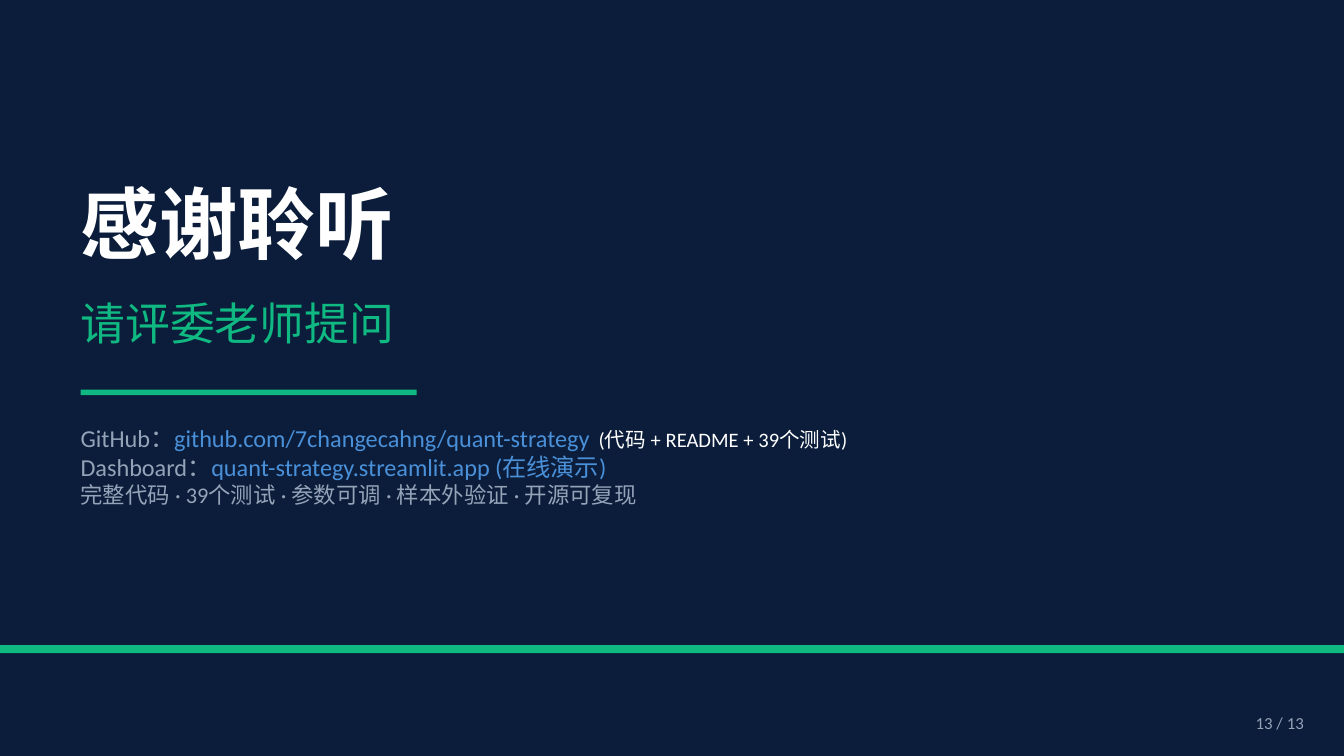
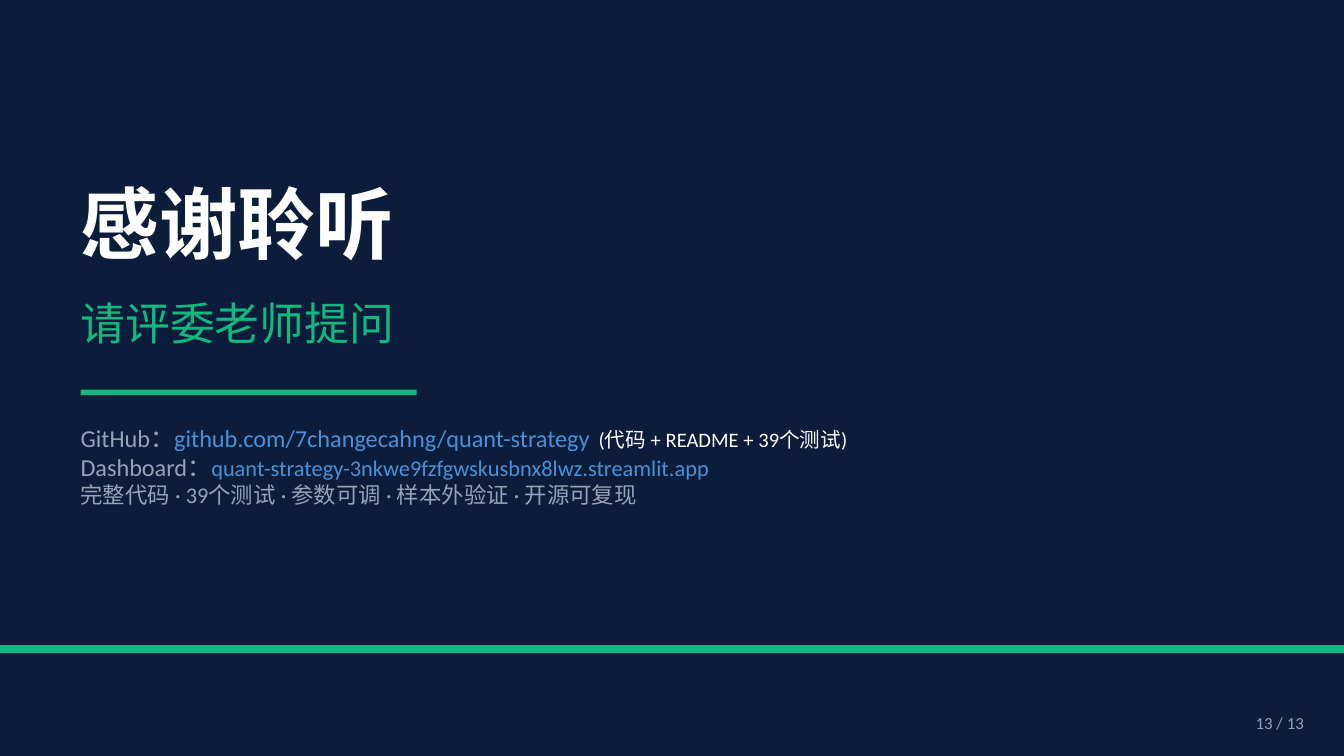
Before and after one commit to 7changecahng/quant-strategy, a slide deck: slide 13 of ppt/答辩PPT_v3.pptx. Drawn at 1344x756 pixels with LibreOffice and Linux fonts; fonts in the diff are those of the drawing. Boxes give left, top, right and bottom in pixels: in the first picture for what was removed or moved away, otherwise in the second. Text is boxed around its words. In the diff, an @@ line names an element or a change of style, - is before the commit and + after.

Commit message:
update: PPT 致谢页替换为实际 Streamlit 链接

```diff
--- a/ppt/答辩PPT_v3.pptx
+++ b/ppt/答辩PPT_v3.pptx
@@ text at (81,459,709,480): text changed; size 13 to 12 pt @@
-Dashboard：quant-strategy.streamlit.app (在线演示)
+Dashboard：quant-strategy-3nkwe9fzfgwskusbnx8lwz.streamlit.app
```
Also in this commit, not shown: 1 other file.
